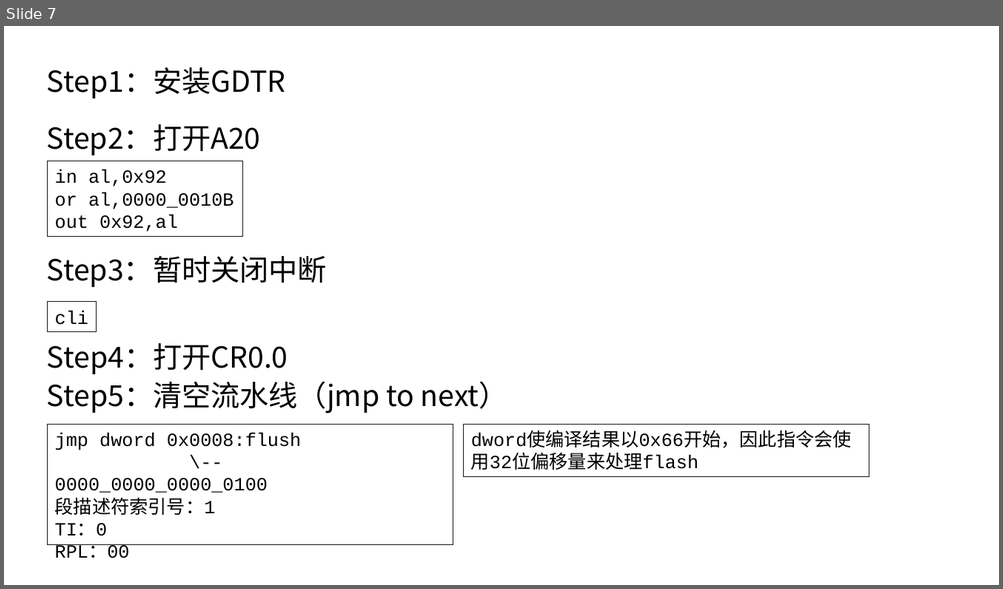
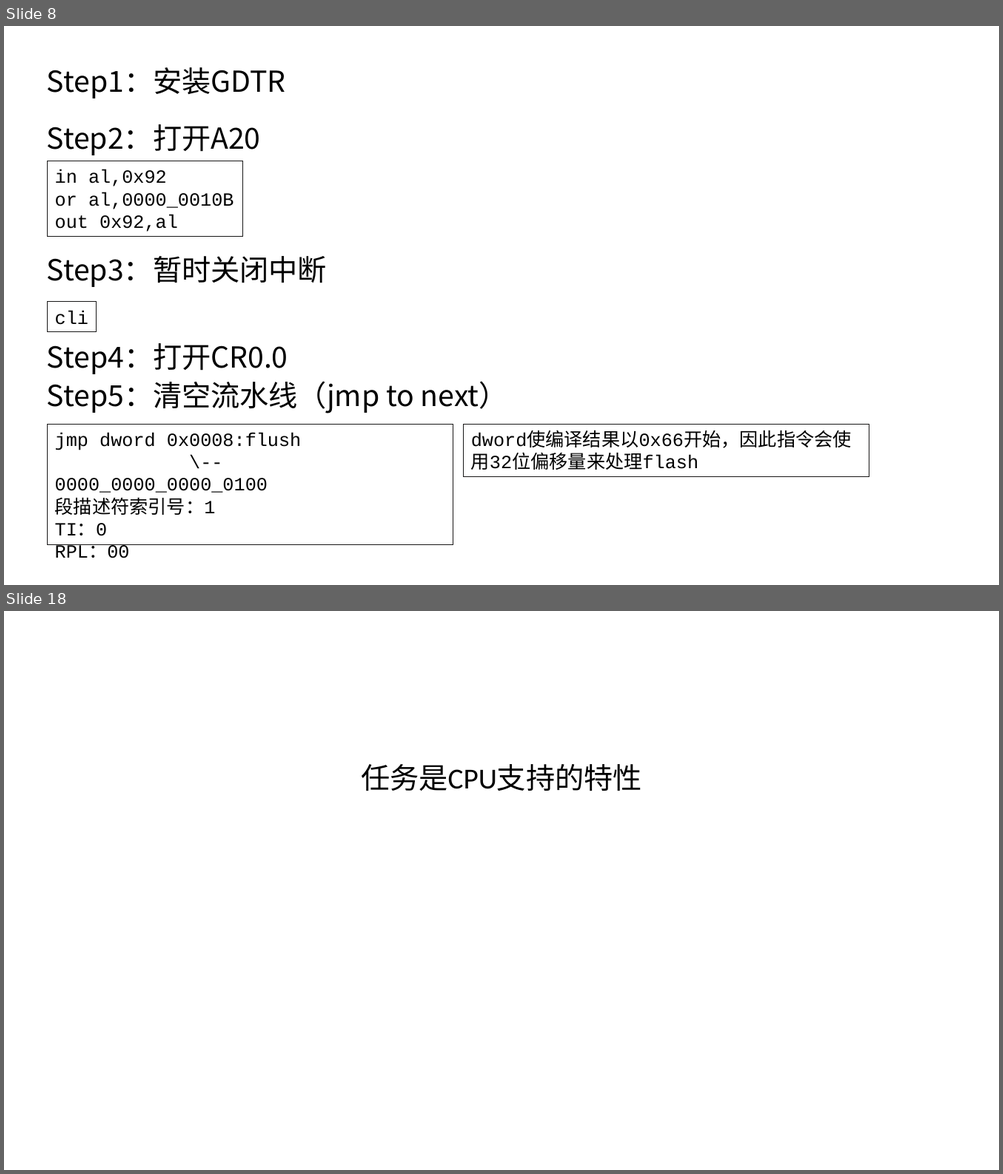
Before and after one commit to at0x7c00/mykernel, a slide deck: ppts/x86.pptx. Shown one above the other, each under a label of ours: slide 7 before the commit, slides 8 and 18 after it; the slides between them are not shown. The pictures are 1003x589 and 1003x1174 pixels, drawn with LibreOffice and Linux fonts; fonts in the diff are those of the drawing. Boxes give left, top, right and bottom in pixels: in the first picture for what was removed or moved away, otherwise in the second. Text is boxed around its words. In the diff, an @@ line names an element or a change of style, - is before the commit and + after.

```diff
--- a/ppts/x86.pptx
+++ b/ppts/x86.pptx
@@ slide 18 added at (4, 611, 999, 1170), background #FFFFFF @@
@@ text added at (361, 764, 641, 791), 28 pt, text #000000 @@
+任务是CPU支持的特性
@@ what was slide 7 is now slide 8 @@
```
Also in this commit, not shown: 16 other slides added.
